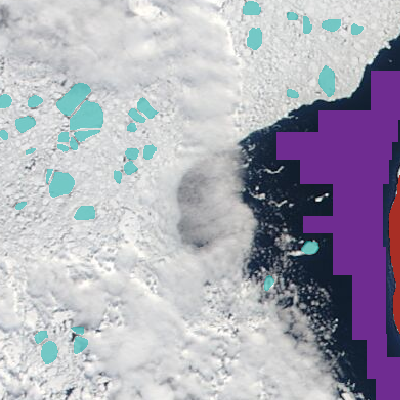
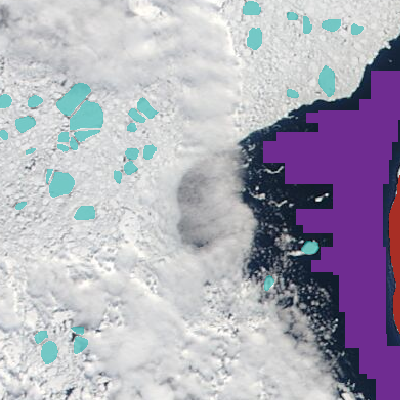
Revision of a layered 400px x 400px image; what changed, layer by layer:
painted on "water samples" over [263, 99, 400, 374]
